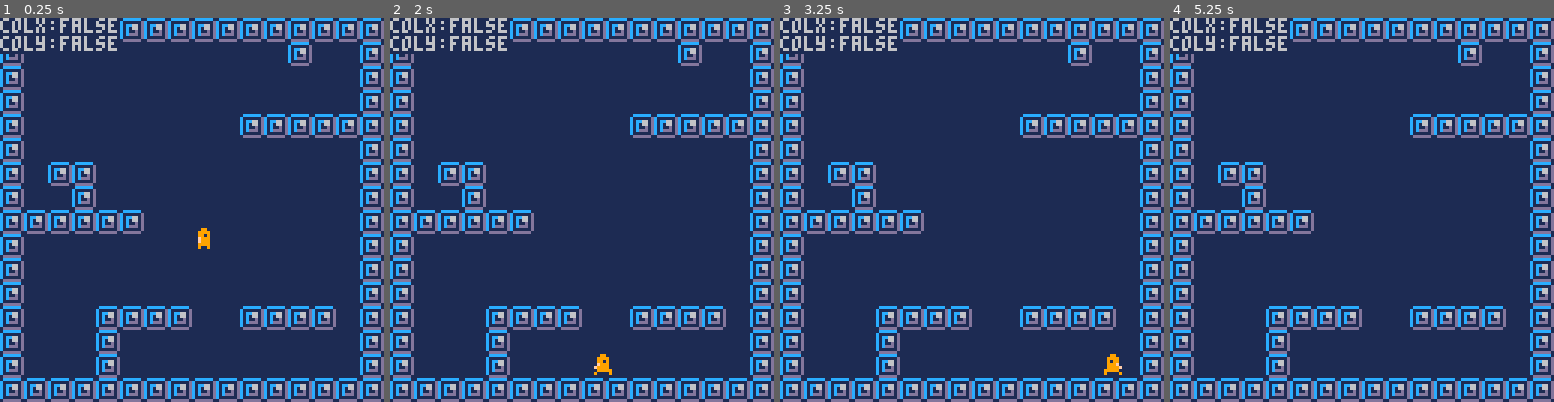
Above: before the commit, frames 1-4 (left to right).
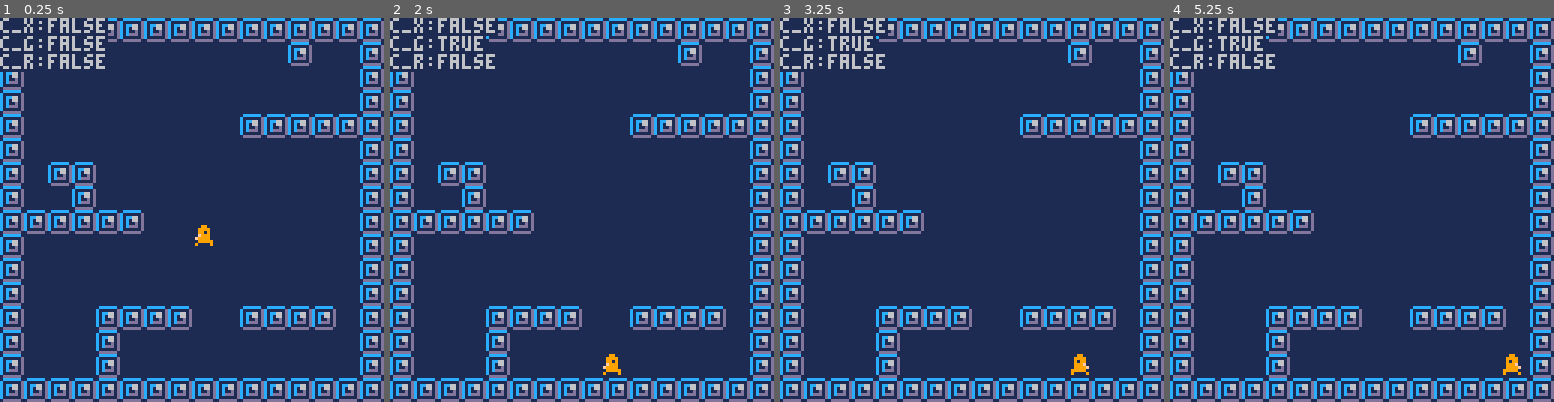
Above: after the commit, the same moments.

Repository: RobertCurry0216/pico-8
Game: PICO-8 cartridge templates/platformer.p8
The game is run twice, just before and just after one commit, with the same random seed, the same clock (stepped at 60 frames per second) and the same inputs.
Inputs:
- Up to frame 1 (0.25 s): no input
- Up to frame 2 (2 s): tap X (X key) at 0.33, 1.07, 1.85 s; tap O (Z key) at 0.7, 1.7 s; hold Right from 1.6 s (still down)
- Up to frame 3 (3.25 s): release Right at 2.1 s; tap O (Z key) at 2.1, 2.5, 2.9 s; hold Up 2.15-2.42 s; hold Right 2.47-3.03 s; tap X (X key) at 2.97 s; hold Left from 3.08 s (still down)
- Up to frame 4 (5.25 s): tap O (Z key) every 0.4 s from 3.3 to 4.9 s; release Left at 3.58 s; hold Down 3.63-3.97 s; hold Right 4.02-4.68 s; tap X (X key) at 4.08, 5.2 s; hold Up 4.73-5.03 s; hold Left from 5.08 s (still down)

The runs differ from the first frame. In frame 1, 1.6% of the frame differs, in the area x 0-56%, y 0-61%; in frame 2, 1.6%; in frame 3, 1.7%, in the area x 0-90%, y 0-93%; in frame 4, 1.6%.

Commit message:
more platformer stuff

Diff:
--- a/templates/platformer.p8
+++ b/templates/platformer.p8
@@ -15,8 +15,9 @@
 	cls(1)
 	map(cam.x,cam.y,0,0)
 	p:draw()
-	print("\b2\#1colx:"..tostring(colx))
-	print("\b2\#1coly:"..tostring(coly))
+	print("\b2\#1c_x:"..tostring(c_x))
+	print("\b2\#1c_g:"..tostring(c_ground))
+	print("\b2\#1c_r:"..tostring(c_roof))
 end
 -->8
 --player
@@ -35,7 +36,7 @@
 	p.speed=vector:new()
 	p.maxspeed=1.5
   p.maxfallspeed=2
-  p.acc=0.05
+  p.acc=0.08
   p.dcc=0.8
   p.airdcc=1
   p.grav=0.15
@@ -49,7 +50,7 @@
 			ticks=1,
 			frames={1}
 		},
-		walk={
+		walking={
 			ticks=5,
 			frames={1,2}
 		},
@@ -61,7 +62,7 @@
 			ticks=1,
 			frames={2}
 		},
-    slide={
+    sliding={
       ticks=1,
       frames={1}
     }
@@ -92,6 +93,7 @@
 	p.update=player_update
 
 	function p:set_state(s)
+		if s != self.state then self.curframe=1 end
 		p.state=s
 	end
 
@@ -115,49 +117,80 @@
 end
 
 function player_update(self)
-	local bl=btn(⬅️) and 1 or 0
-	local br=btn(➡️) and 1 or 0
-	local bu=btn(⬆️) and 1 or 0
-	local bd=btn(⬇️) and 1 or 0
+	local bl=btn(⬅️)
+	local br=btn(➡️)
+	local bu=btn(⬆️)
+	local bd=btn(⬇️)
 
 	--calc movement
-	local dx=(br-bl)*self.acc
-	local dy=self.grav
+	local dx=0
+	dx -= bl and 1 or 0
+	dx += br and 1 or 0
+	dx*=self.acc
+	local dy=self.jump.landed and 0 or self.grav
 
 
 	--calc collusion
-	colx = collide_map(self.pos,self.width,self.height,1,dx,0)
-	coly = collide_map(self.pos,self.width,self.height,1,0,dy)
-
-	if dy>0 then --raising
-    self:set_state"jumping"
-		if coly then
+	c_x = collide_map(self.pos,self.width,self.height,1,dx,0)
+	c_ground = collide_map(self.pos,self.width,self.height,1,0,1)
+	c_roof = collide_map(self.pos,self.width,self.height,1,0,-1)
+
+	if c_ground then
+		self.jump.landed=true
+	elseif dy>0 then --raising
+		if c_roof then
 			dy=0
 			self.speed.y=0
 		end
 	elseif dy<0 then
-    self:set_state"falling"
-		if coly then
+		if c_ground then
 			dy=0
 			self.speed.y=0
 			self.jump.landed=true
 		end
 	end
+	if c_x then
+		self.speed.x=0
+		dx=0
+	end
 
 	--update pos
 	self.speed.x+=dx
 	self.speed.y+=dy
-	self.pos += self.speed
-	if coly then
-		self.pos.y-=(self.pos.y+self.height)%8
-	end
-
-	--set anim
-	if dx == 0 then
-		self:set_state"idle"
-		self.curframe = 1
+	self.pos+=self.speed
+
+	--dcc
+	if not bl and not br then
+		self.speed.x*=self.dcc
+		if abs(self.speed.x)<0.2 then
+			self.speed.x=0
+		end
+	end
+	if c_ground or c_roof then
+		--move out of the ground
+		self.pos.y-=((self.pos.y+self.height+1)%8)-1
+	end
+	if c_x then
+		self.pos.x-=((self.pos.x+self.width+1)%8)-1
+	end
+
+	--set state
+	if self.jump.landed then
+		if self.speed.x!= 0 then
+			if bl or br then
+				self:set_state"walking"
+			else
+				self:set_state"sliding"
+			end
+		else
+			self:set_state"idle"
+		end
 	else
-		self:set_state"walk"
+		if dy>0 then
+			self:set_state"jumping"
+		else
+			self:set_state"falling"
+		end
 	end
 
 	if dx!=0 then
